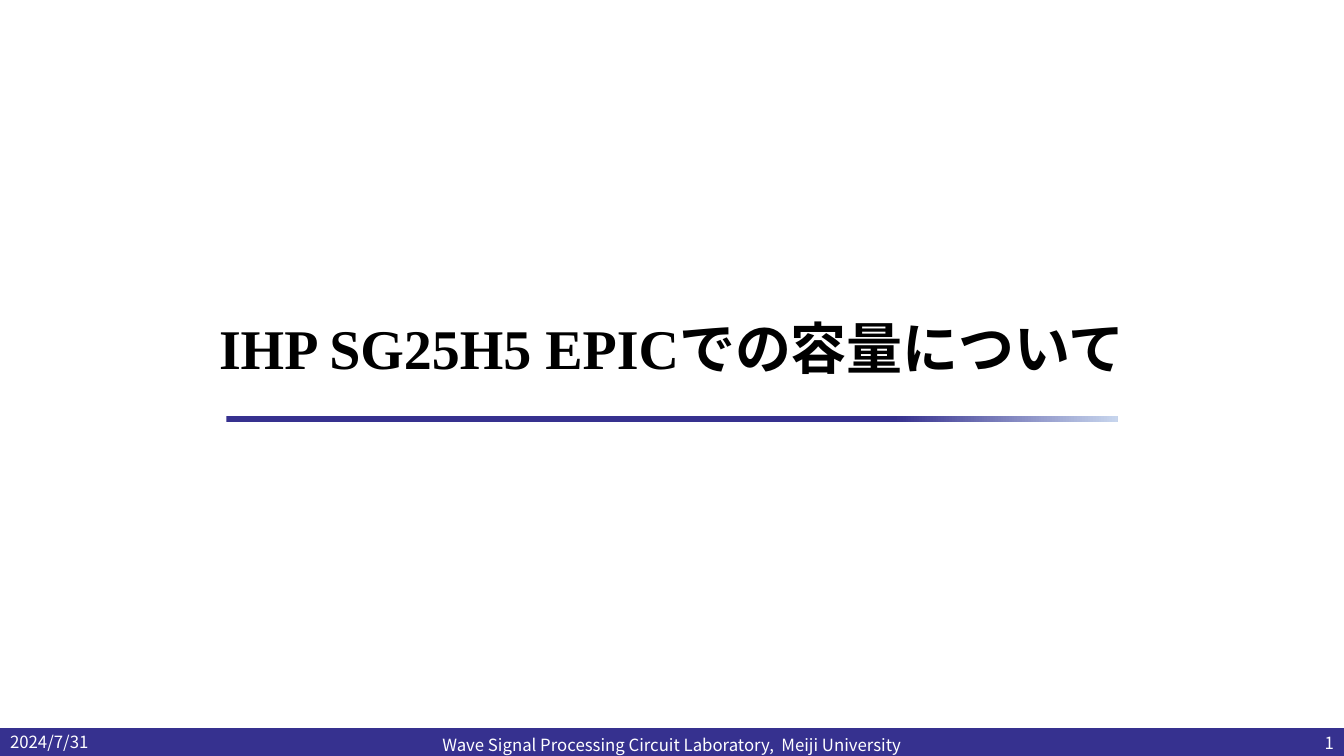
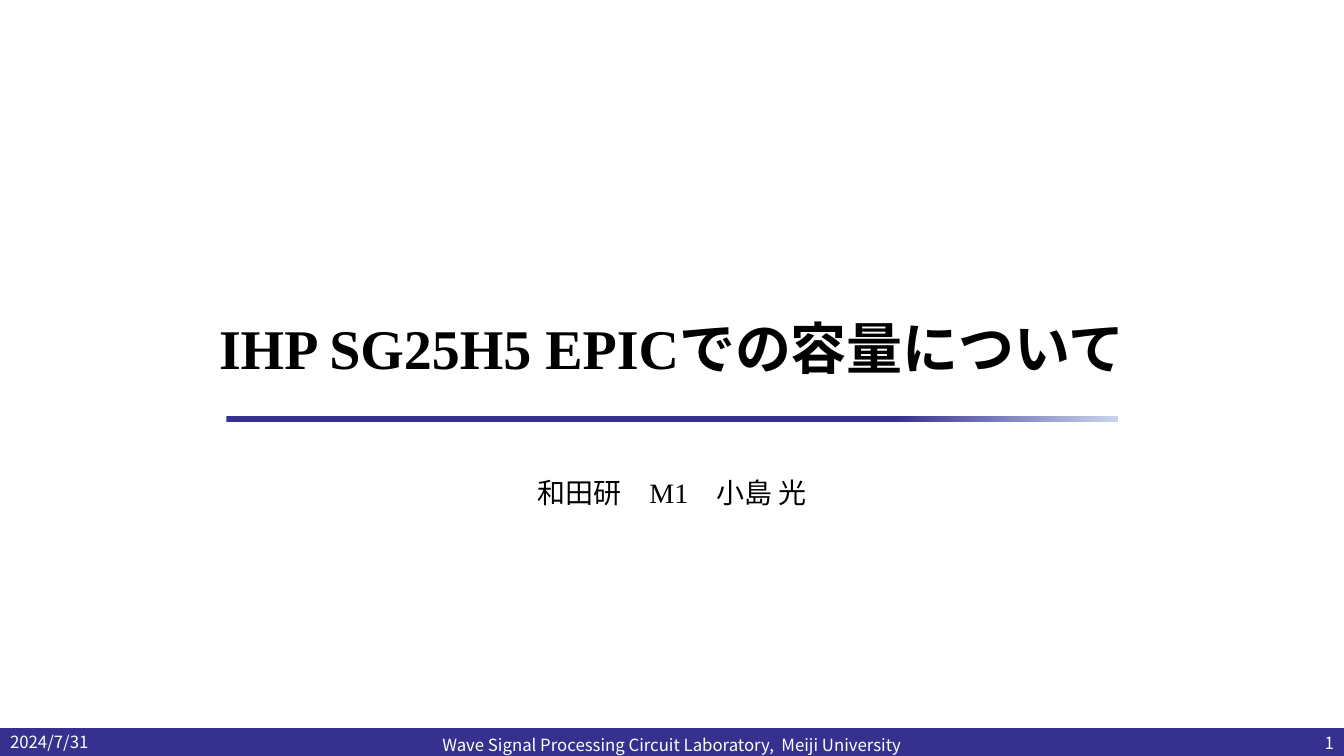
Before and after one commit to kjm-desktop10400/reserch, a slide deck: slide 1 of IHP_2024/20240731/IHP SG25H5 EPICでの容量について.pptx. Drawn at 1344x756 pixels with LibreOffice and Linux fonts; fonts in the diff are those of the drawing; background and template pictures are left out. Boxes give left, top, right and bottom in pixels: in the first picture for what was removed or moved away, otherwise in the second. Text is boxed around its words. In the diff, an @@ line names an element or a change of style, - is before the commit and + after.

```diff
--- a/IHP_2024/20240731/IHP SG25H5 EPICでの容量について.pptx
+++ b/IHP_2024/20240731/IHP SG25H5 EPICでの容量について.pptx
@@ subtitle added at bbox=[537, 479, 807, 506], 20 pt, text #000000 @@
+和田研 M1 小島 光
```
